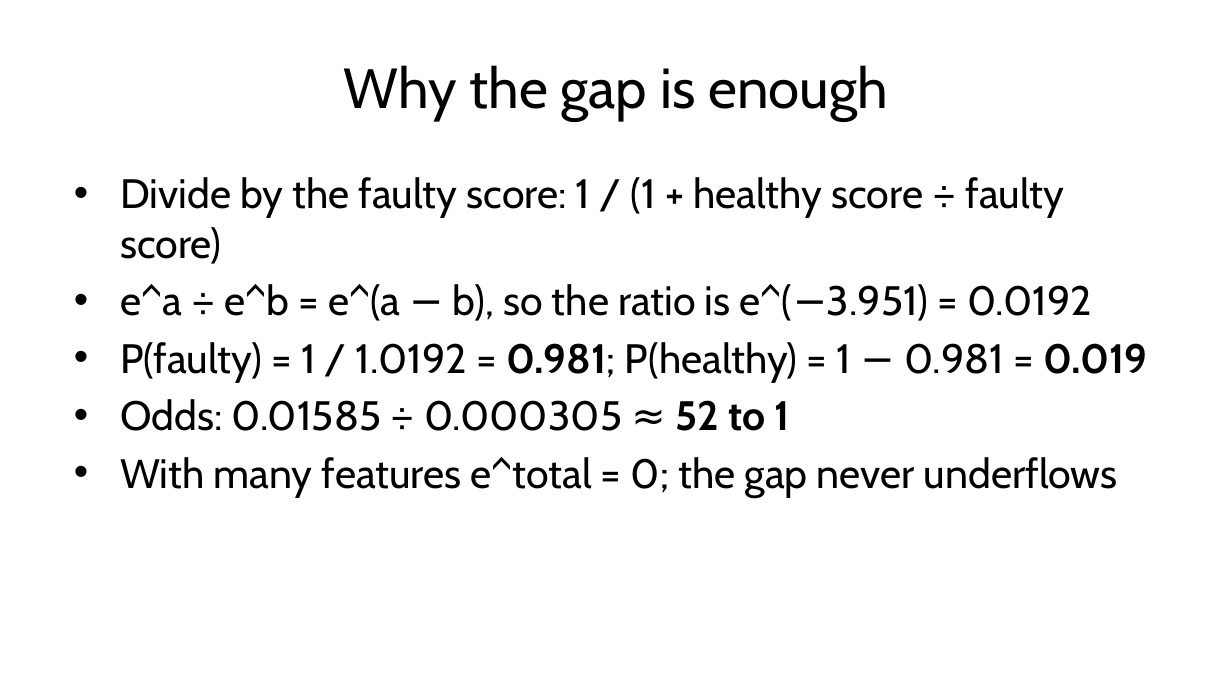
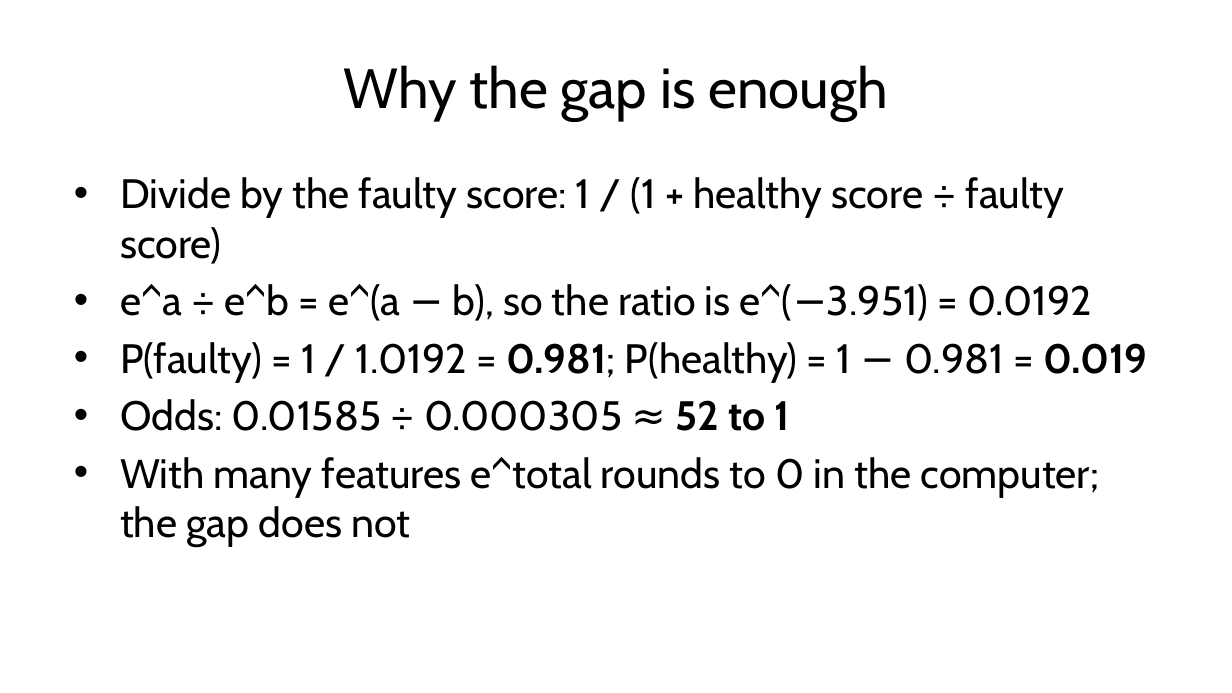
Before and after one commit to fabioantonini/technologies-for-artificial-intelligence, a slide deck: slide 35 of Lessons/06_knn_naive_bayes_svm/Slides/knn_naive_bayes_svm_slides.pptx. Drawn at 1232x693 pixels with LibreOffice and Linux fonts; fonts in the diff are those of the drawing; background and template pictures are left out. Boxes give left, top, right and bottom in pixels: in the first picture for what was removed or moved away, otherwise in the second. Text is boxed around its words. In the diff, an @@ line names an element or a change of style, - is before the commit and + after.

```diff
--- a/Lessons/06_knn_naive_bayes_svm/Slides/knn_naive_bayes_svm_slides.pptx
+++ b/Lessons/06_knn_naive_bayes_svm/Slides/knn_naive_bayes_svm_slides.pptx
@@ text at (x1=120, y1=457, x2=1099, y2=547): text changed @@
-• With many features e^total = 0; the gap never underflows
+• With many features e^total rounds to 0 in the computer; the gap does not
```
Also in this commit, not shown: 7 other slides changed, 2 other files.
